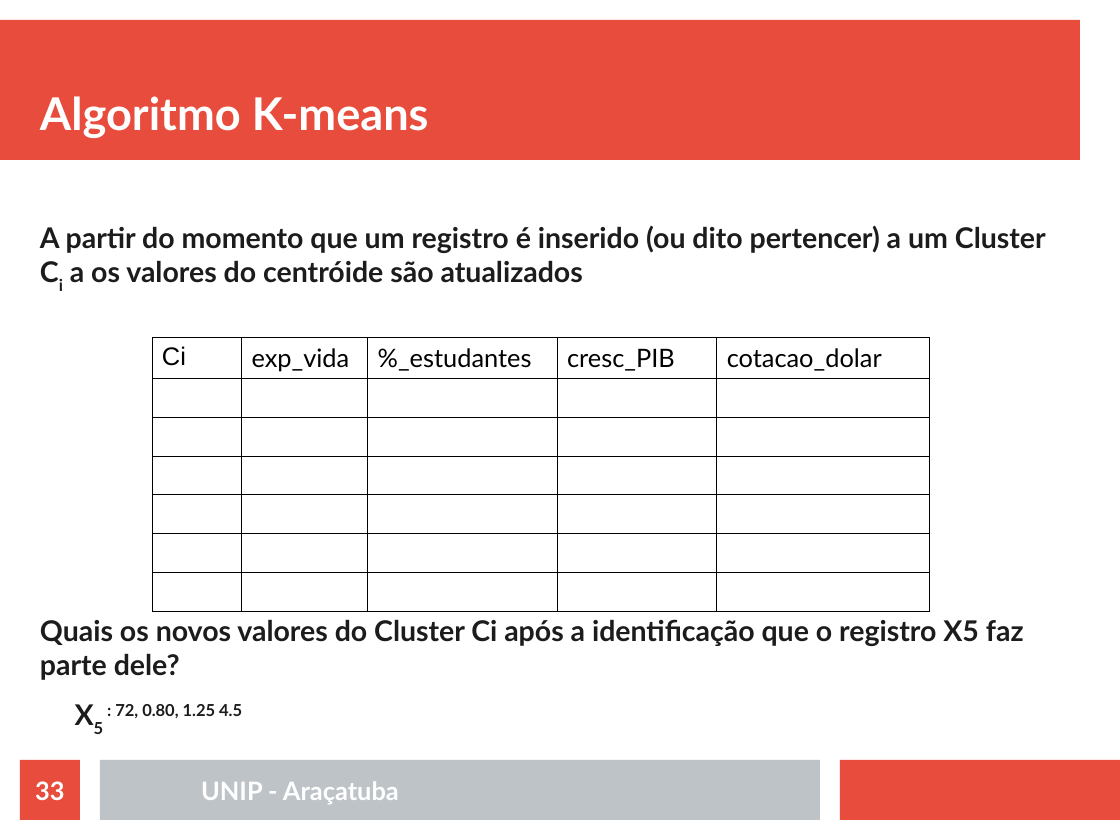
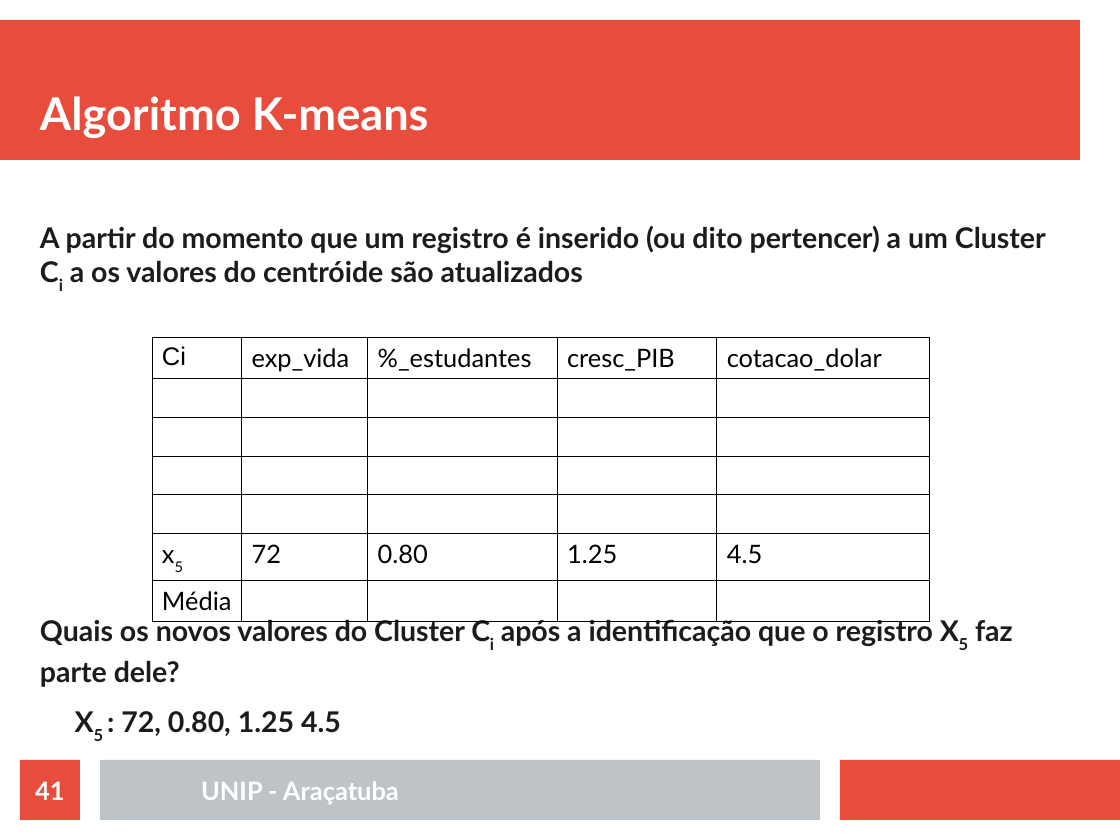
Before and after one commit to rafaelstojoao/pos-unip, a slide deck: slide 41 of [2020][modulo][Machine_Learning]/[aula]02[Agrupamento].odp (slide 33 before the commit). Drawn at 1120x840 pixels with LibreOffice and Linux fonts; fonts in the diff are those of the drawing. Boxes give left, top, right and bottom in pixels: in the first picture for what was removed or moved away, otherwise in the second. Text is boxed around its words. In the diff, an @@ line names an element or a change of style, - is before the commit and + after.

```diff
--- a/[2020][modulo][Machine_Learning]/[aula]02[Agrupamento].odp
+++ b/[2020][modulo][Machine_Learning]/[aula]02[Agrupamento].odp
@@ table at [152,337,929,617] @@
-row 6:  |  |  |  | 
+row 6: x5 | 72 | 0.80 | 1.25 | 4.5
-row 7, column 1: 
+row 7, column 1: Média
@@ text at [40,616,1013,736]: now subscript in "Ci X5"; now on the baseline in ": 72, 0.80, 1.25 4.5" @@
@@ page number at [35,781,64,800]: text changed @@
-33
+41
```
Also in this commit, not shown: 9 other slides changed, 8 slides added, 1 other file.
